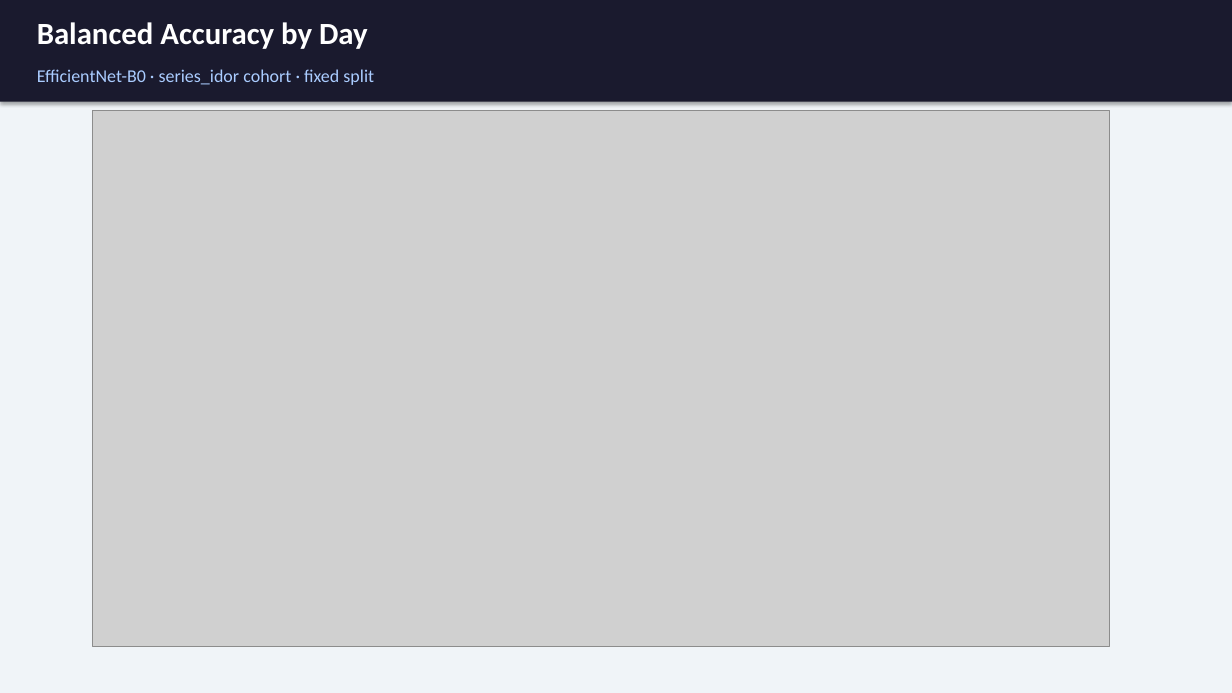
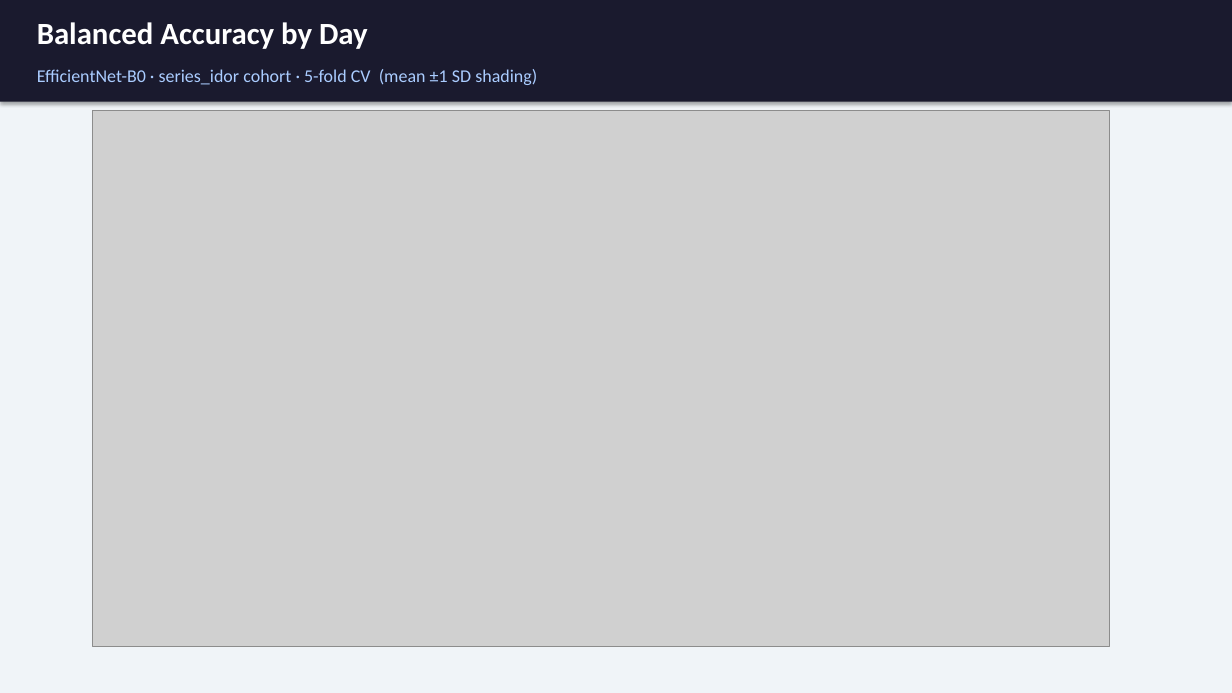
Before and after one commit to dsi-rse/2025-promega-mini-test, a slide deck: slide 5 of figures/image_classifier.pptx. Drawn at 1232x693 pixels with LibreOffice and Linux fonts; fonts in the diff are those of the drawing; grey boxes stand for pictures. Boxes give left, top, right and bottom in pixels: in the first picture for what was removed or moved away, otherwise in the second. Text is boxed around its words. In the diff, an @@ line names an element or a change of style, - is before the commit and + after.

```diff
--- a/figures/image_classifier.pptx
+++ b/figures/image_classifier.pptx
@@ text at [37, 69, 537, 85]: text changed @@
-EfficientNet-B0 · series_idor cohort · fixed split
+EfficientNet-B0 · series_idor cohort · 5-fold CV (mean ±1 SD shading)
```
Also in this commit, not shown: 6 other slides changed, 1 slide added, 5 other files.
